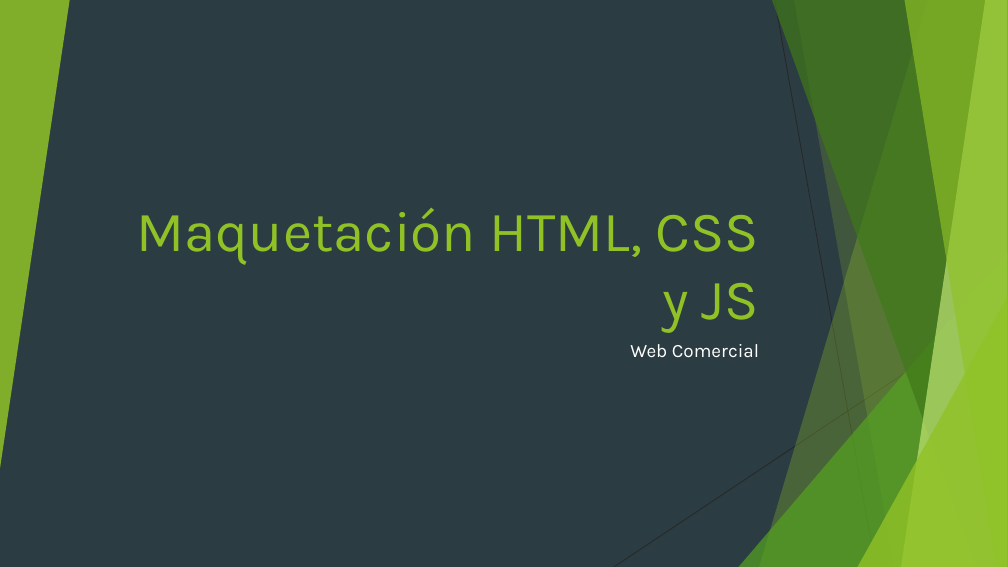
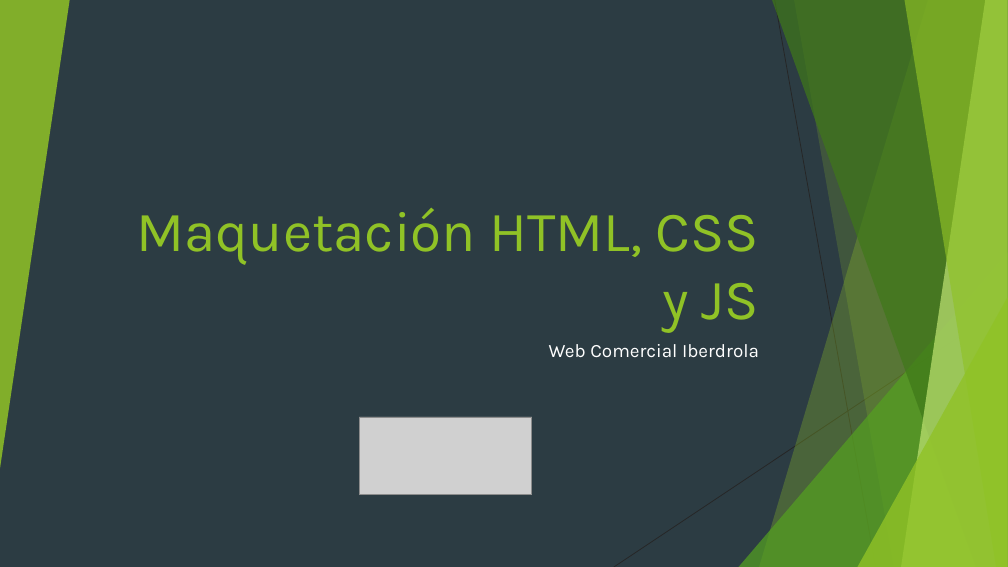
Before and after one commit to srg1995/BootcampComerciales, a slide deck: slide 1 of Teoria/HTML.pptx. Drawn at 1008x567 pixels with LibreOffice and Linux fonts; fonts in the diff are those of the drawing; grey boxes stand for pictures. Boxes give left, top, right and bottom in pixels: in the first picture for what was removed or moved away, otherwise in the second. Text is boxed around its words. In the diff, an @@ line names an element or a change of style, - is before the commit and + after.

Commit message:
[ BootcampComercial ] - teoria

```diff
--- a/Teoria/HTML.pptx
+++ b/Teoria/HTML.pptx
@@ subtitle at (x1=549, y1=344, x2=759, y2=357): text changed @@
-Web Comercial
+Web Comercial Iberdrola
@@ picture added at (x1=359, y1=417, x2=532, y2=495) @@
```
Also in this commit, not shown: 3 other files.
